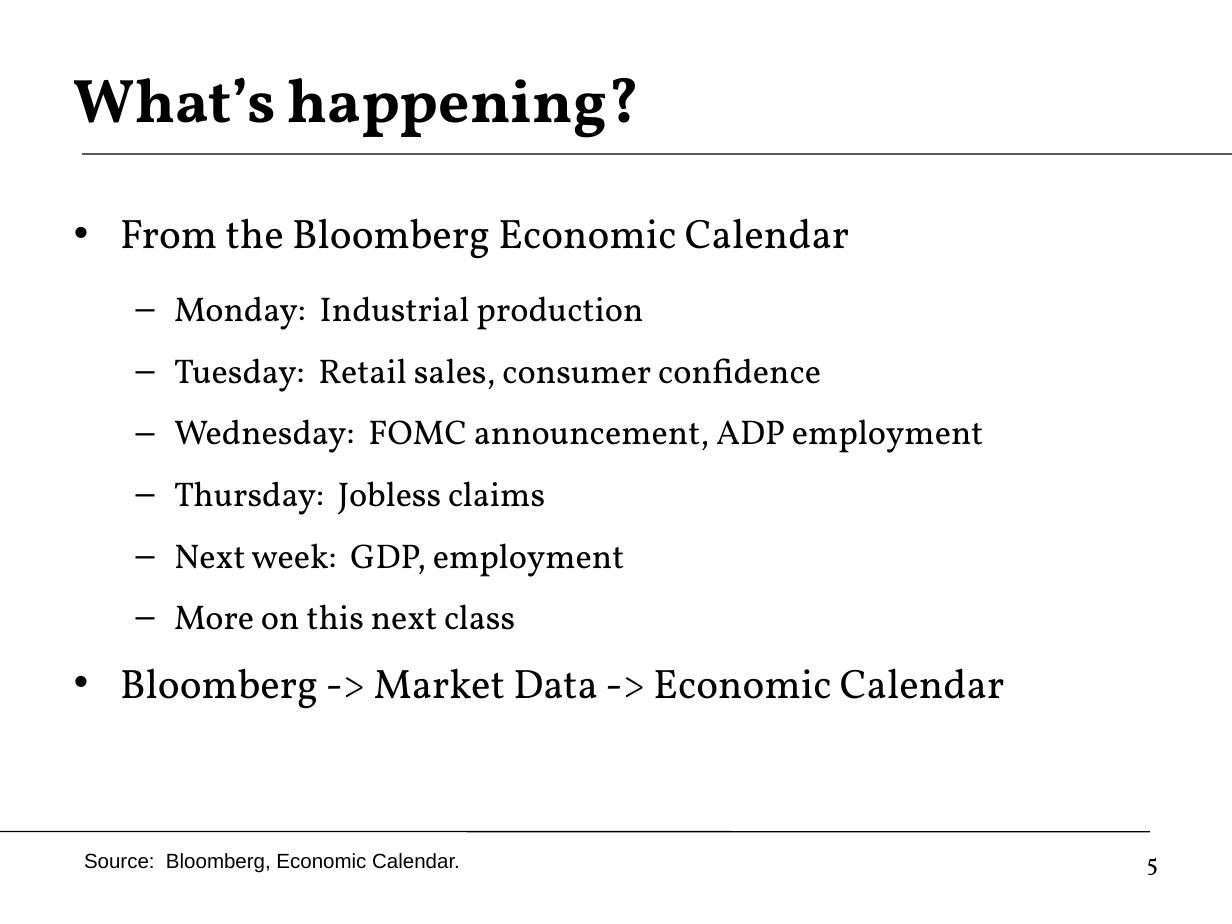
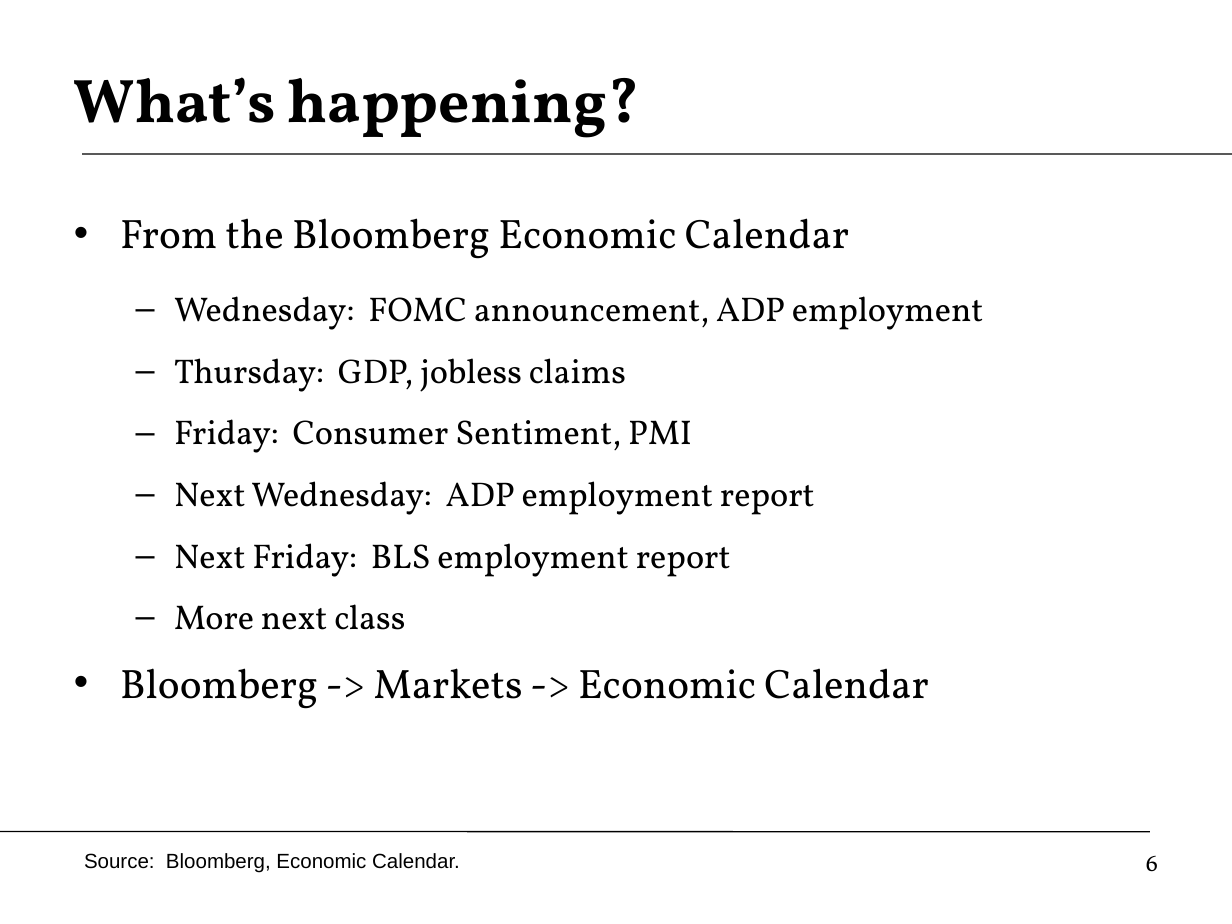
Before and after one commit to DaveBackus/Global_Economy, a slide deck: slide 6 of Slides/slides_cycleprops_f14.pptx (slide 5 before the commit). Drawn at 1232x924 pixels with LibreOffice and Linux fonts; fonts in the diff are those of the drawing. Boxes give left, top, right and bottom in pixels: in the first picture for what was removed or moved away, otherwise in the second. Text is boxed around its words. In the diff, an @@ line names an element or a change of style, - is before the commit and + after.

```diff
--- a/Slides/slides_cycleprops_f14.pptx
+++ b/Slides/slides_cycleprops_f14.pptx
@@ text at bbox=[174, 296, 821, 392]: paragraphs removed @@
-  – Monday: Industrial production
-  – Tuesday: Retail sales, consumer confidence
@@ text at bbox=[120, 358, 928, 709]: text changed @@
-  – Thursday: Jobless claims
-  – Next week: GDP, employment
-  – More on this next class
-• Bloomberg -> Market Data -> Economic Calendar
+  – Thursday: GDP, jobless claims
+  – Friday: Consumer Sentiment, PMI
+  – Next Wednesday: ADP employment report
+  – Next Friday: BLS employment report
+  – More next class
+• Bloomberg -> Markets -> Economic Calendar
@@ page number at bbox=[1146, 856, 1158, 872]: text changed @@
-5
+6
```
Also in this commit, not shown: 2 other slides changed, 3 slides added, 27 other files.
